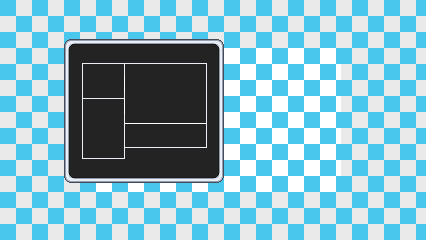
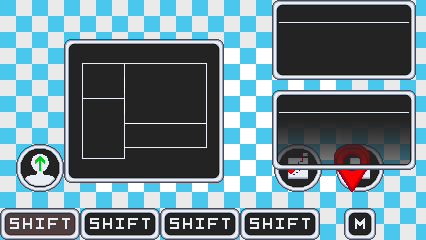
Layers edited between the first and the second 426px x 240px image:
showed group "Group 6" (45 layers) over (x1=0, y1=0, x2=416, y2=240)
added layer "Layer 68" in group "Group 6" over (x1=272, y1=90, x2=416, y2=170)
added layer "Layer 69" in group "Group 6" over (x1=275, y1=94, x2=413, y2=166)
showed "Layer 48" over (x1=336, y1=148, x2=368, y2=192)
showed "map icon recolour" over (x1=287, y1=153, x2=308, y2=174)
showed "Layer 45" over (x1=334, y1=144, x2=370, y2=192)
showed "Group 4 copy" over (x1=336, y1=144, x2=384, y2=192)
showed group "Group 4" (6 layers) over (x1=274, y1=144, x2=322, y2=192)
added layer "Layer 66" in group "Group 6" over (x1=35, y1=158, x2=39, y2=163)
showed group "Group 7" (12 layers) over (x1=16, y1=0, x2=416, y2=240)
